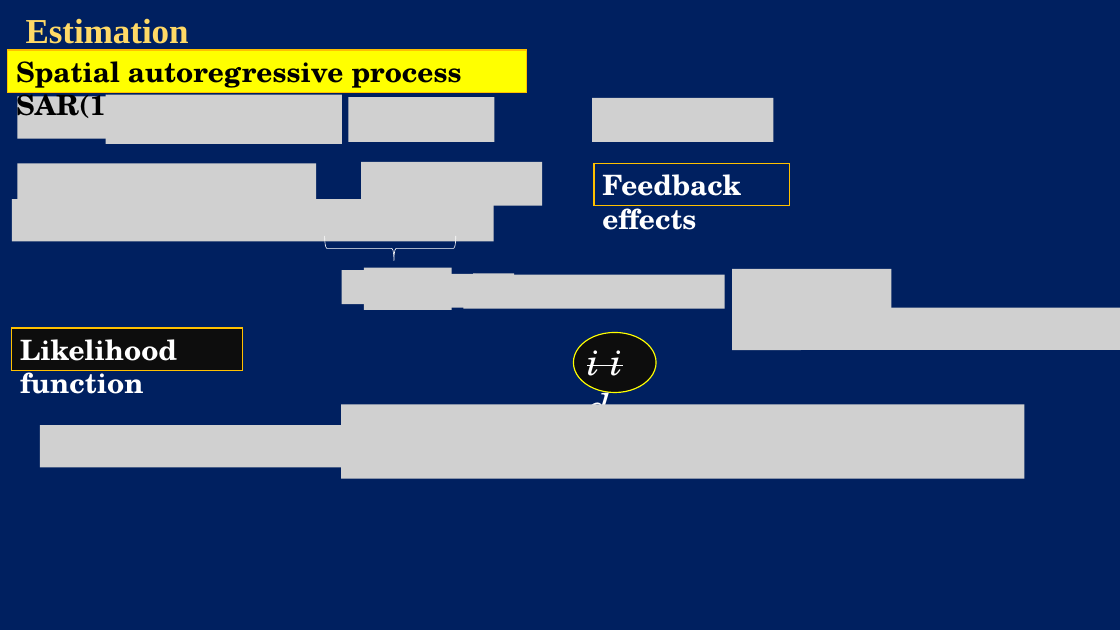
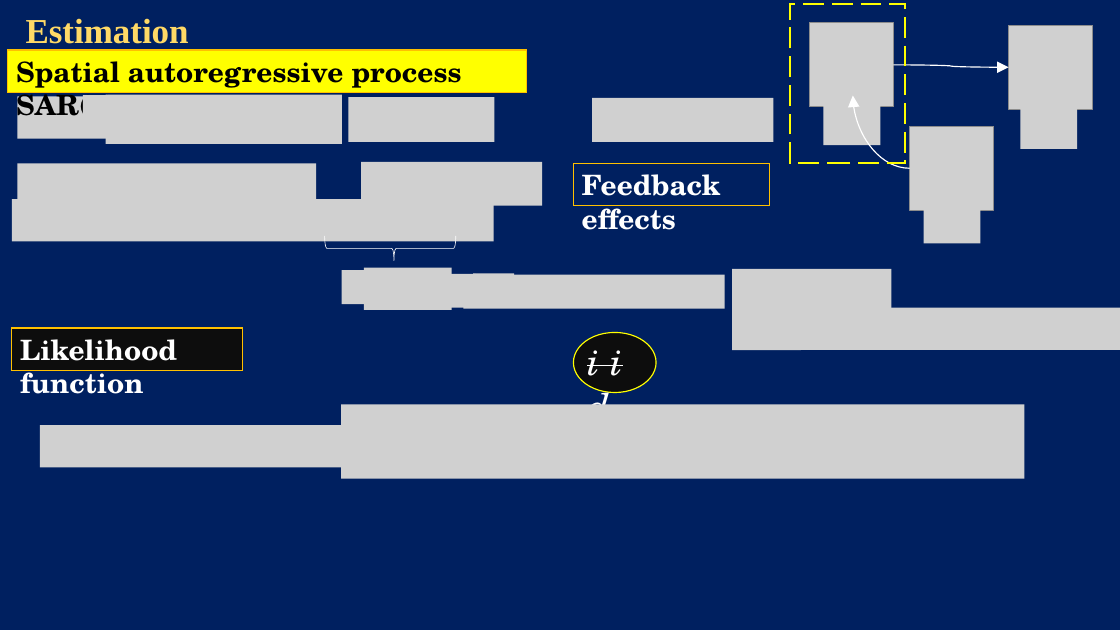
Before and after one commit to ecarlevaro/bankFailure, a slide deck: slide 6 of presentations/PhD Conference 34/UQ phd conference BAFA presentation .pptx. Drawn at 1120x630 pixels with LibreOffice and Linux fonts; fonts in the diff are those of the drawing; grey boxes stand for pictures; background and template pictures are left out. Boxes give left, top, right and bottom in pixels: in the first picture for what was removed or moved away, otherwise in the second. Text is boxed around its words. In the diff, an @@ line names an element or a change of style, - is before the commit and + after.

```diff
--- a/presentations/PhD Conference 34/UQ phd conference BAFA presentation .pptx
+++ b/presentations/PhD Conference 34/UQ phd conference BAFA presentation .pptx
@@ rectangle added at [790,4,905,163], outline #FFFF00 2.25 pt dashed @@
@@ picture added at [810,23,894,107] @@
@@ picture added at [1009,25,1093,109] @@
@@ curved arrow added from (894, 65) to (1009, 67), #FFFFFF 1 pt @@
@@ picture added at [83,95,132,137] @@
@@ picture added at [823,103,881,145] @@
@@ curved arrow added from (910, 168) to (853, 96), #FFFFFF 1 pt @@
@@ picture added at [1021,103,1078,149] @@
@@ picture added at [910,126,994,210] @@
@@ rectangle "Feedback effects": place and size @@
-rectangle "Feedback effects" at [594,163,790,205]
+rectangle "Feedback effects" at [574,163,770,205]
@@ picture added at [923,200,981,243] @@
```
Also in this commit, not shown: 10 other slides changed, 4 slides added, 6 slides removed, 10 other files.
